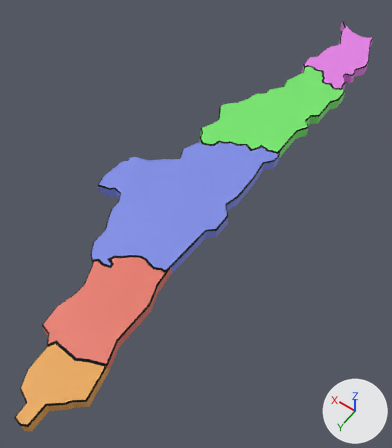
The FBX model Assets/_Proyecto/Modelos/mapa chile/zona  nort.fbx as it was, and as the next commit left it.
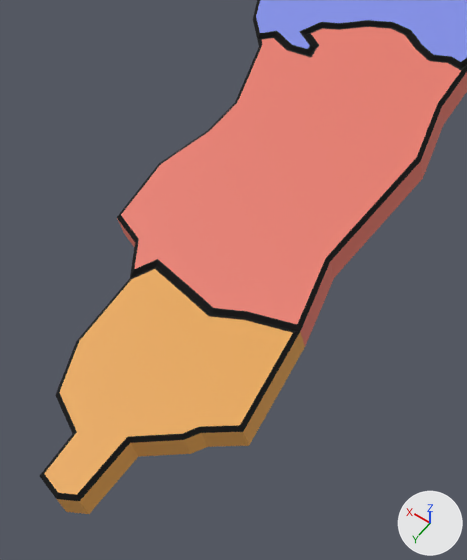
The first picture shows the older version from a camera (50 mm lens) standing at (-0.619, 1.074, 1.259) and looking at (0.018, 0.181, -0.144). The close-ups show both versions on the part from 0% to 43% of the width and 55% to 100% of the height of that picture; other places that the commit changed are outside them. The axes (+X, +Y, +Z) are drawn at lower right. The lights are the same throughout. Where no turn or scale is listed for an object, it has been applied to the vertices.

The first close-up shows 'I Tarapaca', 'II Antofagasta', 'XV Arica y parinacota'.
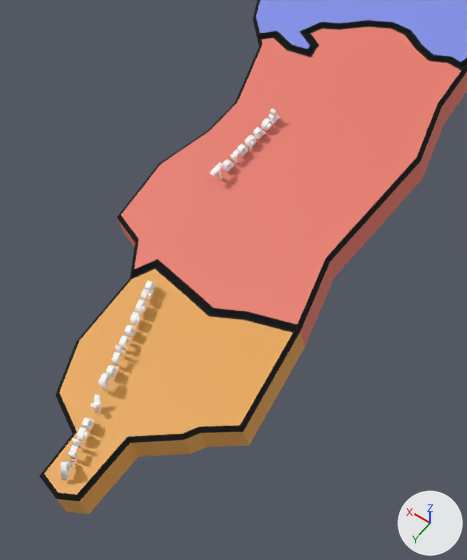
The change, as JSON lines over the scene's bpy script:
```json
{"op": "add", "block": "mat_white", "code": ["mat_white = principled_material('White')", "mat_white.base_color = (1.0, 1.0, 1.0)  # white #ffffff", "mat_white.roughness = 1.0"]}
{"op": "add", "block": "me_text_001", "code": ["me_text_001 = bpy.data.meshes.new('Text.001')", "me_text_001.from_pydata(...)  # 1878 vertices, 2801 faces; spans x -0.0024..0.0024, y -0.088..-0.0004, z -0.0056..0.0165", "me_text_001.materials.append(mat_white)  # white #ffffff"]}
{"op": "add", "block": "me_text", "code": ["me_text = bpy.data.meshes.new('Text')", "me_text.from_pydata(...)  # 2784 vertices, 4132 faces; spans x -0.034..0.034, y -0.084..0.084, z -0.011..0.011", "me_text.materials.append(mat_white)  # white #ffffff"]}
{"op": "add", "block": "ob_tarapaca_text", "code": ["ob_tarapaca_text = bpy.data.objects.new('Tarapaca Text', me_text_001)", "ob_tarapaca_text.location = (0.033, 0.694, 0.003)"]}
{"op": "add", "block": "ob_arica_text", "code": ["ob_arica_text = bpy.data.objects.new('Arica Text', me_text)", "ob_arica_text.location = (-0.026, 0.883, 0.011)"]}
```

Pixel boxes (x1, y1, x2, y2) of what changed, in the close-ups (467 x 560 px):
```json
{"object": "Arica Text", "change": "added", "after": [61, 280, 156, 481]}
{"object": "Tarapaca Text", "change": "added", "after": [210, 108, 280, 179]}
```
